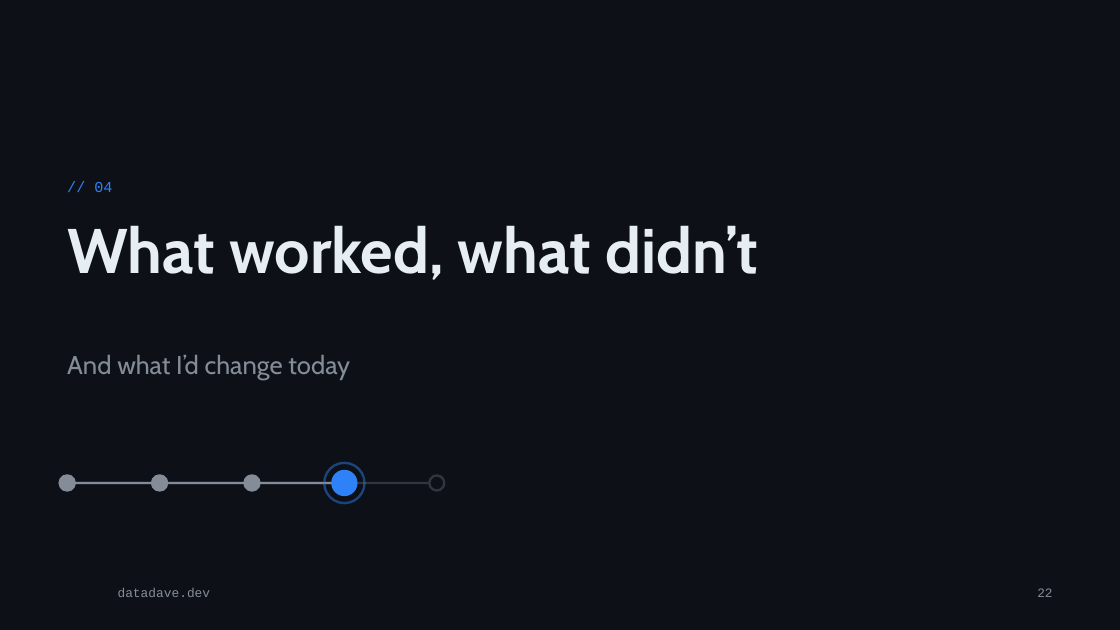
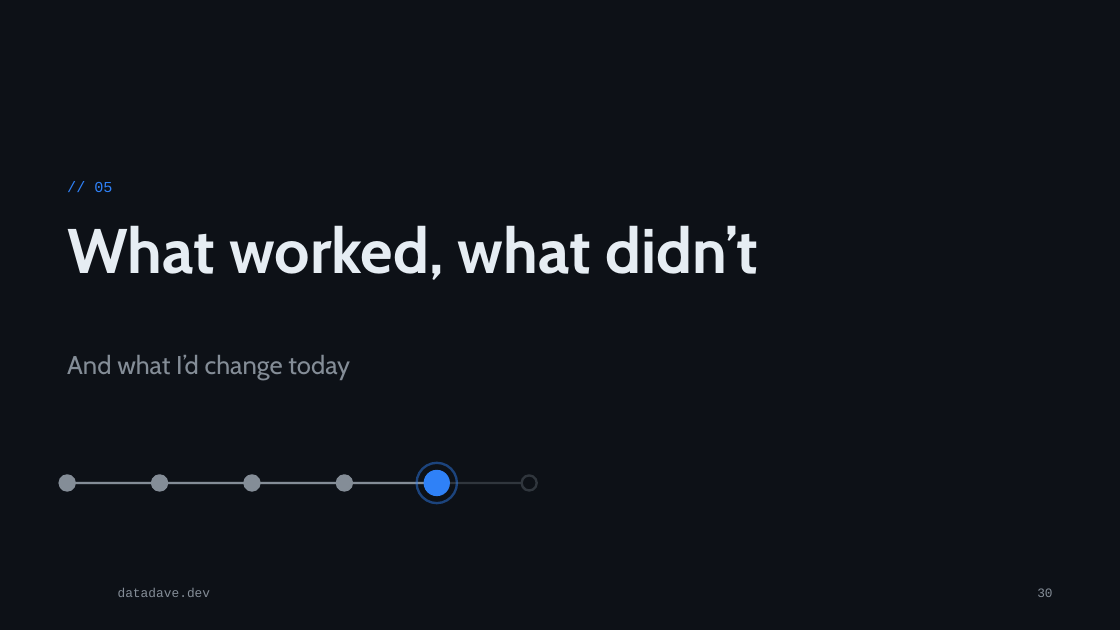
Before and after one commit to phant0mw0lf/datadave, a slide deck: slide 30 of talks/2026-12-metadata-orchestration/metadata-orchestration.pptx (slide 22 before the commit). Drawn at 1120x630 pixels with LibreOffice and Linux fonts; fonts in the diff are those of the drawing; background and template pictures are left out. Boxes give left, top, right and bottom in pixels: in the first picture for what was removed or moved away, otherwise in the second. Text is boxed around its words. In the diff, an @@ line names an element or a change of style, - is before the commit and + after.

Commit message:
content(talks): fabric comparison, layer slide and a less pipetree-centric framing
Adds the two-ways-on-Fabric section from part 3, a slide on free layer naming, a 'you don't need my package' slide, and neutral wording on the layer and executor slides.

```diff
--- a/talks/2026-12-metadata-orchestration/metadata-orchestration.pptx
+++ b/talks/2026-12-metadata-orchestration/metadata-orchestration.pptx
@@ text at box(94, 182, 112, 192): text changed @@
-// 04
+// 05
@@ ellipse: place and size @@
-ellipse at box(324, 463, 365, 503)
+ellipse at box(337, 476, 352, 491)
@@ ellipse at box(337, 476, 352, 491): fill none to #848D97; outline #2F81F7 2 pt to #848D97 2 pt @@
@@ ellipse: place and size @@
-ellipse at box(332, 471, 357, 496)
+ellipse at box(417, 463, 457, 503)
@@ ellipse at box(417, 463, 457, 503): fill #2F81F7 to none; outline #2F81F7 1 pt to #2F81F7 2 pt @@
@@ ellipse: place and size @@
-ellipse at box(429, 476, 444, 491)
+ellipse at box(424, 471, 450, 496)
@@ ellipse at box(424, 471, 450, 496): fill #0D1117 to #2F81F7; outline #30363D 2 pt to #2F81F7 1 pt @@
@@ ellipse added at box(522, 476, 537, 491), fill #0D1117, outline #30363D 2 pt @@
@@ line moved from (67, 483) - (437, 483) to (67, 483) - (529, 483) @@
@@ line moved from (67, 483) - (344, 483) to (67, 483) - (437, 483) @@
@@ page number at box(1037, 588, 1052, 597): text changed @@
-22
+30
```
Also in this commit, not shown: 11 other slides changed, 9 slides added, 3 other files.
